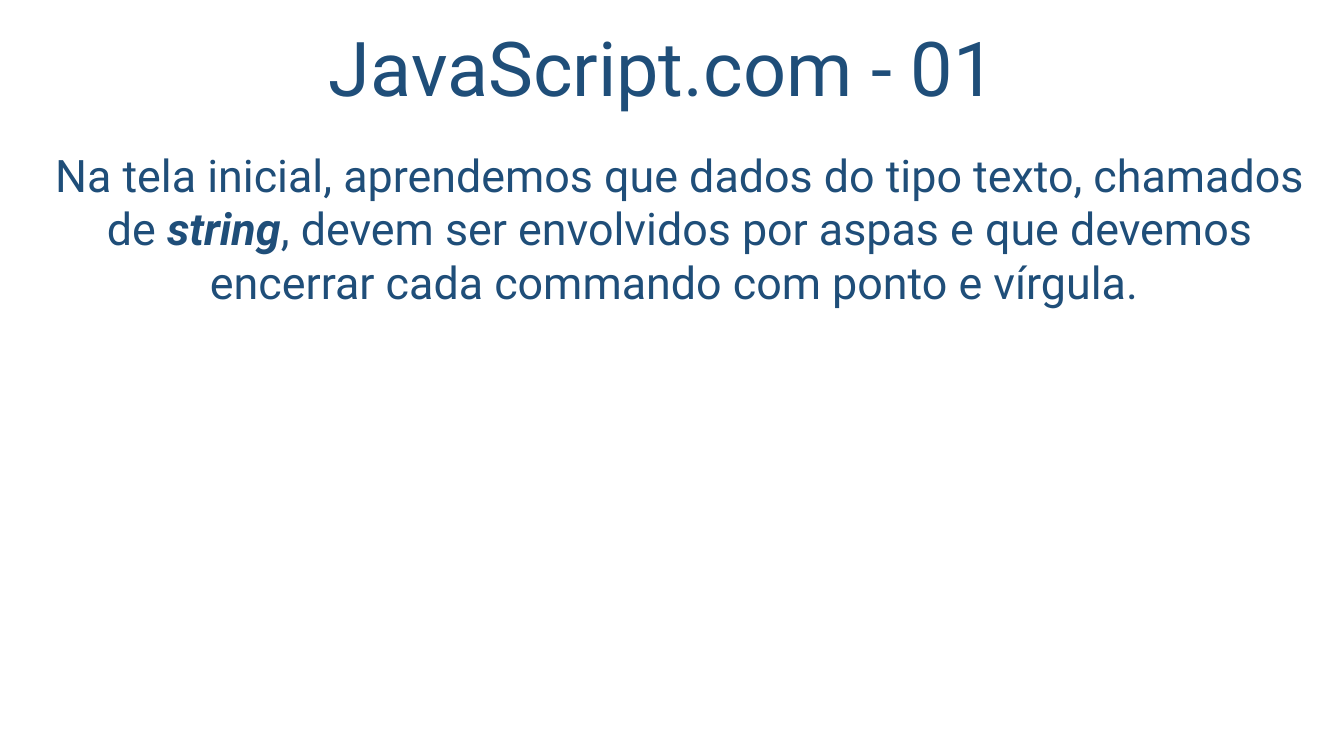
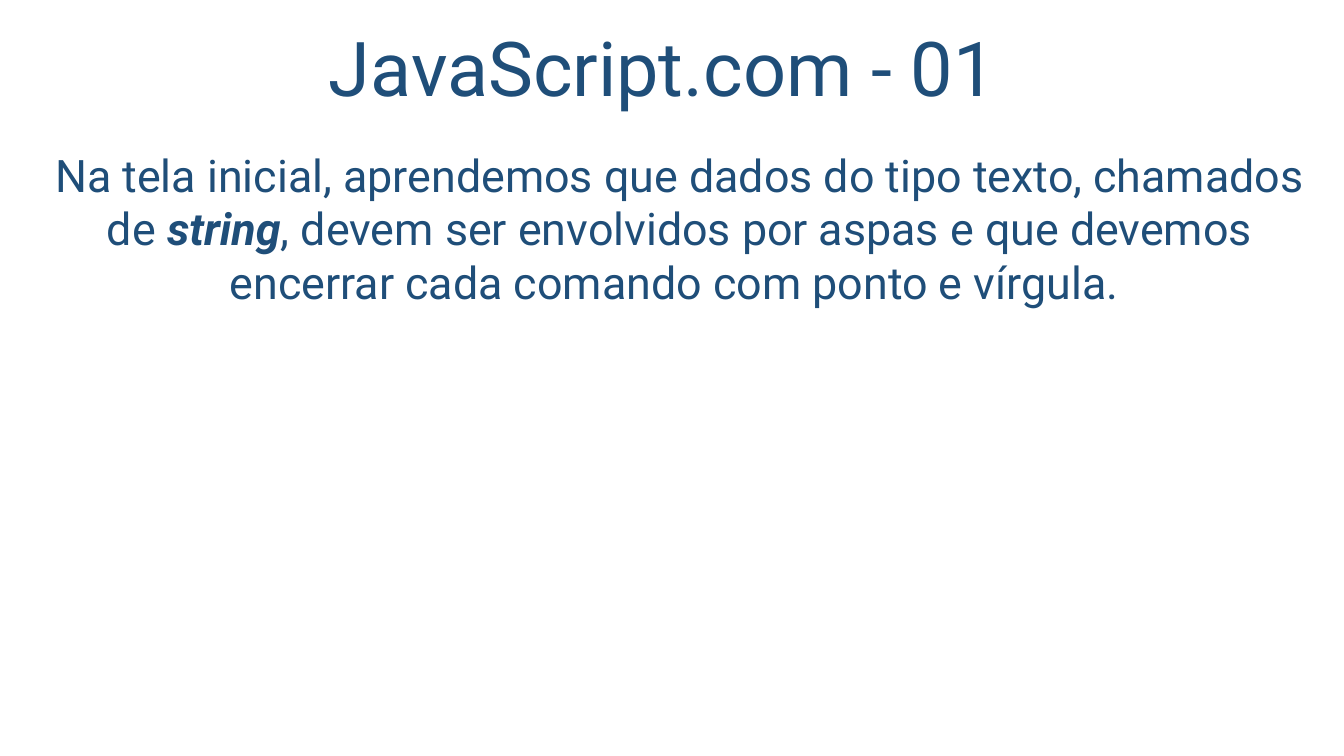
Before and after one commit to salmo-jr/public-slides, a slide deck: slide 8 of javascript-introducao.pptx. Drawn at 1344x756 pixels with LibreOffice and Linux fonts; fonts in the diff are those of the drawing; background and template pictures are left out. Boxes give left, top, right and bottom in pixels: in the first picture for what was removed or moved away, otherwise in the second. Text is boxed around its words. In the diff, an @@ line names an element or a change of style, - is before the commit and + after.

```diff
--- a/javascript-introducao.pptx
+++ b/javascript-introducao.pptx
@@ text at [55,158,1303,309]: text changed @@
-Na tela inicial, aprendemos que dados do tipo texto, chamados de string, devem ser envolvidos por aspas e que devemos encerrar cada commando com ponto e vírgula.
+Na tela inicial, aprendemos que dados do tipo texto, chamados de string, devem ser envolvidos por aspas e que devemos encerrar cada comando com ponto e vírgula.
```
Also in this commit, not shown: 2 other slides changed, 12 slides added.
